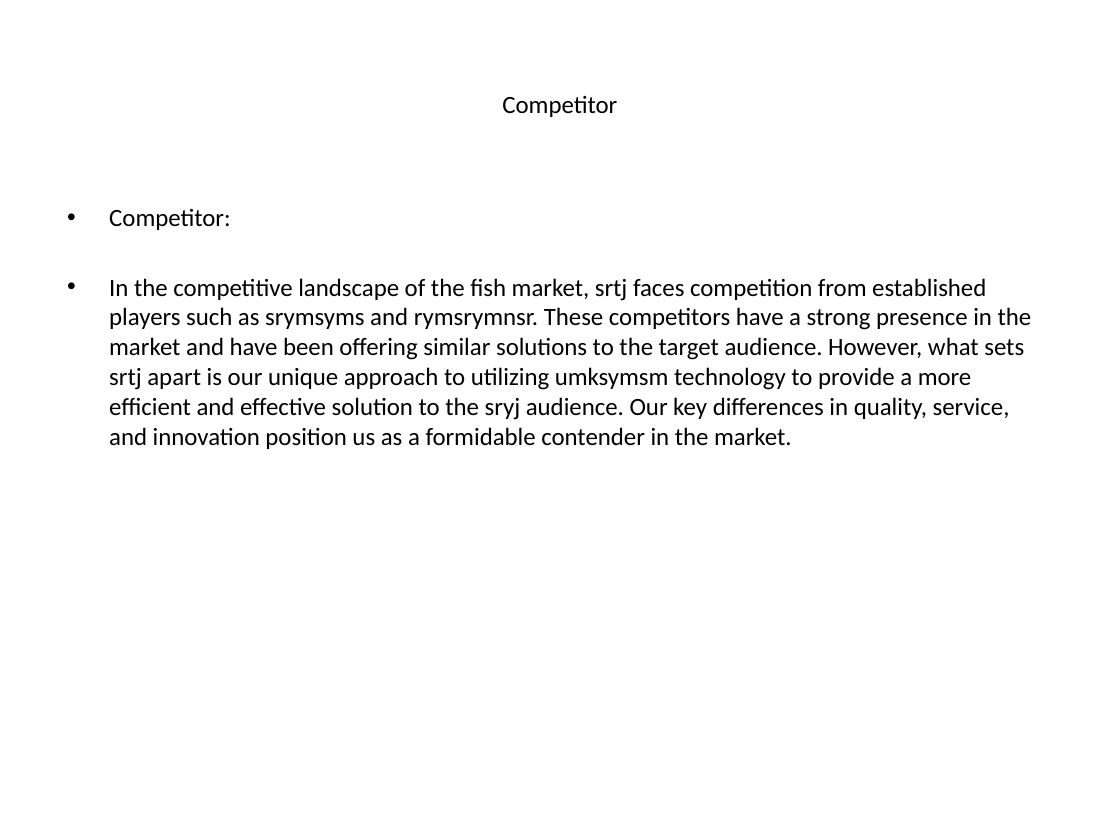
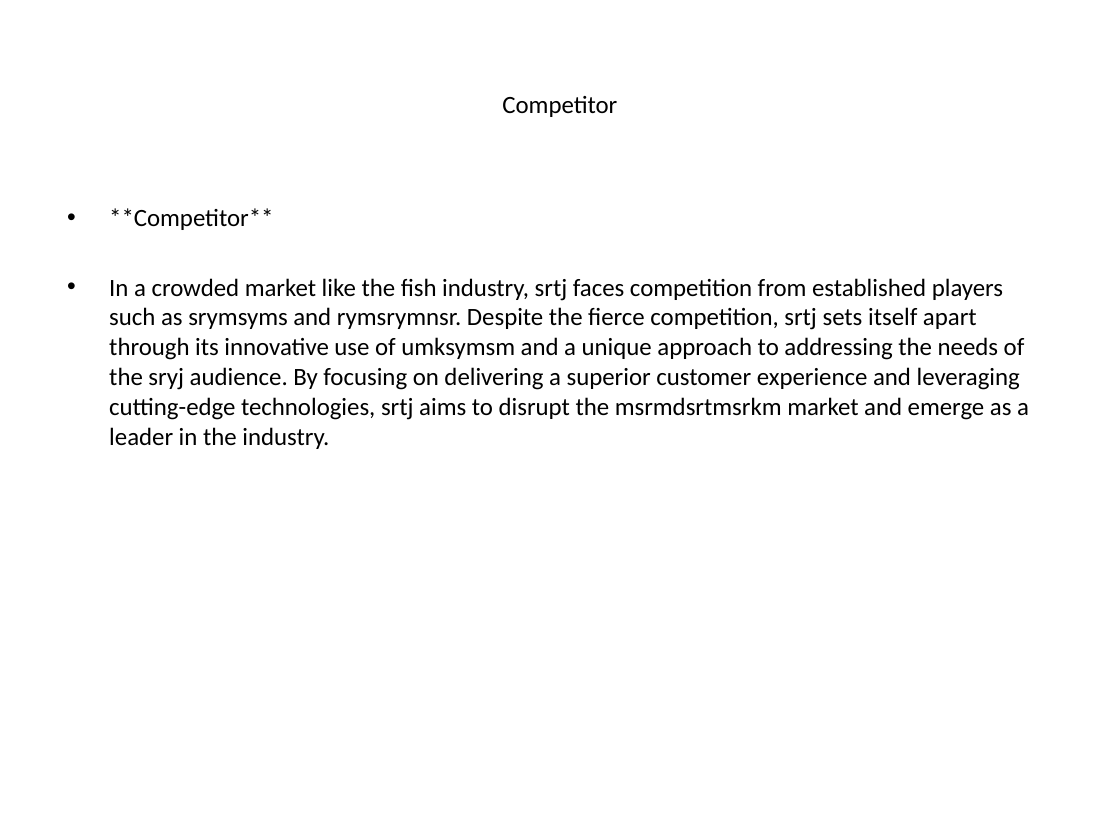
Before and after one commit to luhouyang/cantimagine, a slide deck: slide 4 of generated_ppt/_presentation.pptx. Drawn at 1120x840 pixels with LibreOffice and Linux fonts; fonts in the diff are those of the drawing. Boxes give left, top, right and bottom in pixels: in the first picture for what was removed or moved away, otherwise in the second. Text is boxed around its words. In the diff, an @@ line names an element or a change of style, - is before the commit and + after.

```diff
--- a/generated_ppt/_presentation.pptx
+++ b/generated_ppt/_presentation.pptx
@@ text at (x1=109, y1=208, x2=1029, y2=449): text changed @@
-• Competitor:
-• In the competitive landscape of the fish market, srtj faces competition from established players such as srymsyms and rymsrymnsr. These competitors have a strong presence in the market and have been offering similar solutions to the target audience. However, what sets srtj apart is our unique approach to utilizing umksymsm technology to provide a more efficient and effective solution to the sryj audience. Our key differences in quality, service, and innovation position us as a formidable contender in the market.
+• **Competitor**
+• In a crowded market like the fish industry, srtj faces competition from established players such as srymsyms and rymsrymnsr. Despite the fierce competition, srtj sets itself apart through its innovative use of umksymsm and a unique approach to addressing the needs of the sryj audience. By focusing on delivering a superior customer experience and leveraging cutting-edge technologies, srtj aims to disrupt the msrmdsrtmsrkm market and emerge as a leader in the industry.
```
Also in this commit, not shown: 4 other slides changed, 2 other files.
